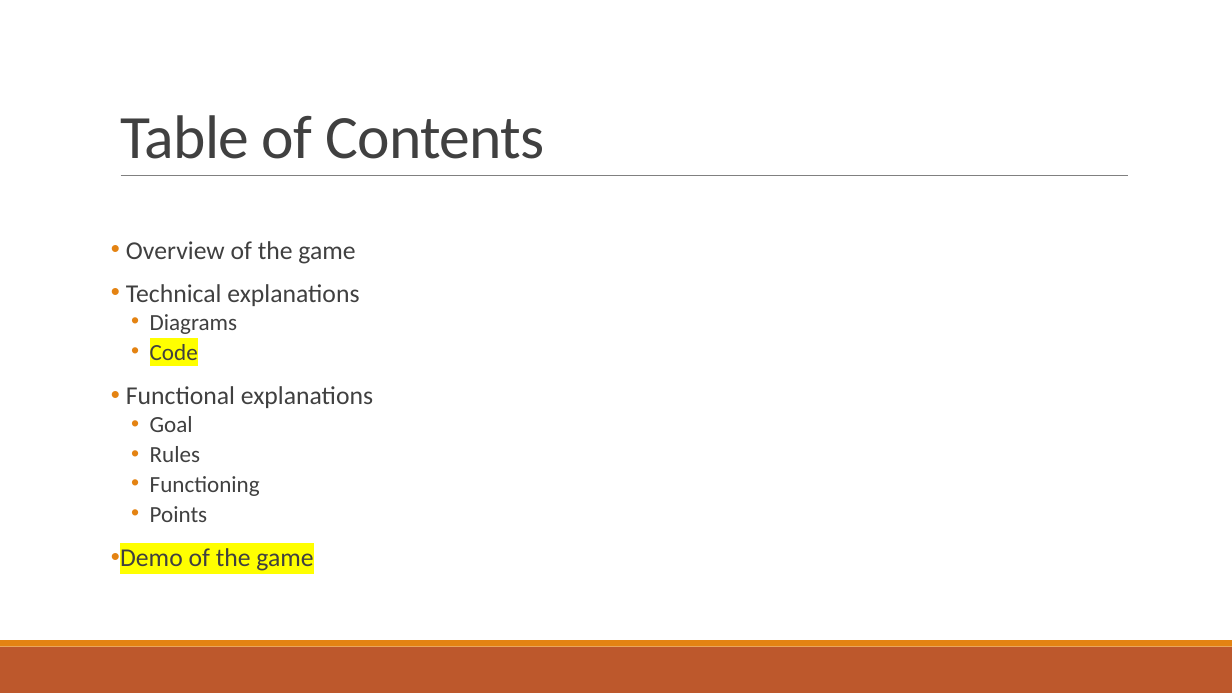
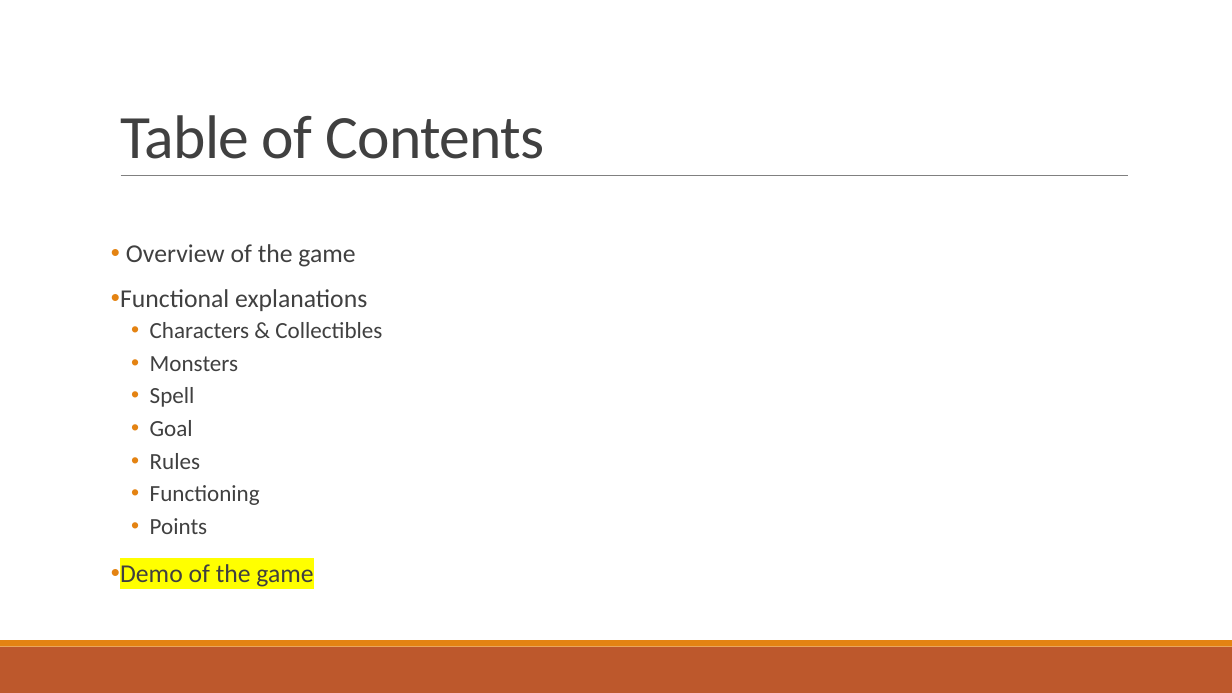
Before and after one commit to Studisys/Lorann-Java-Project----Exia-CESI-A1, a slide deck: slide 3 of Deliverables/Lorann - PowerPoint.pptx. Drawn at 1232x693 pixels with LibreOffice and Linux fonts; fonts in the diff are those of the drawing. Boxes give left, top, right and bottom in pixels: in the first picture for what was removed or moved away, otherwise in the second. Text is boxed around its words. In the diff, an @@ line names an element or a change of style, - is before the commit and + after.

```diff
--- a/Deliverables/Lorann - PowerPoint.pptx
+++ b/Deliverables/Lorann - PowerPoint.pptx
@@ text at box(120, 244, 367, 587): line spacing 0.8 to 0.9 @@
@@ text at box(126, 284, 359, 360): paragraphs removed @@
-• Technical explanations
-  • Diagrams
-  • Code
@@ text at box(150, 322, 382, 407): paragraphs added @@
+  • Characters & Collectibles
+  • Monsters
+  • Spell
```
Also in this commit, not shown: 4 other slides changed, 4 slides added, 2 slides removed, 1 other file.
